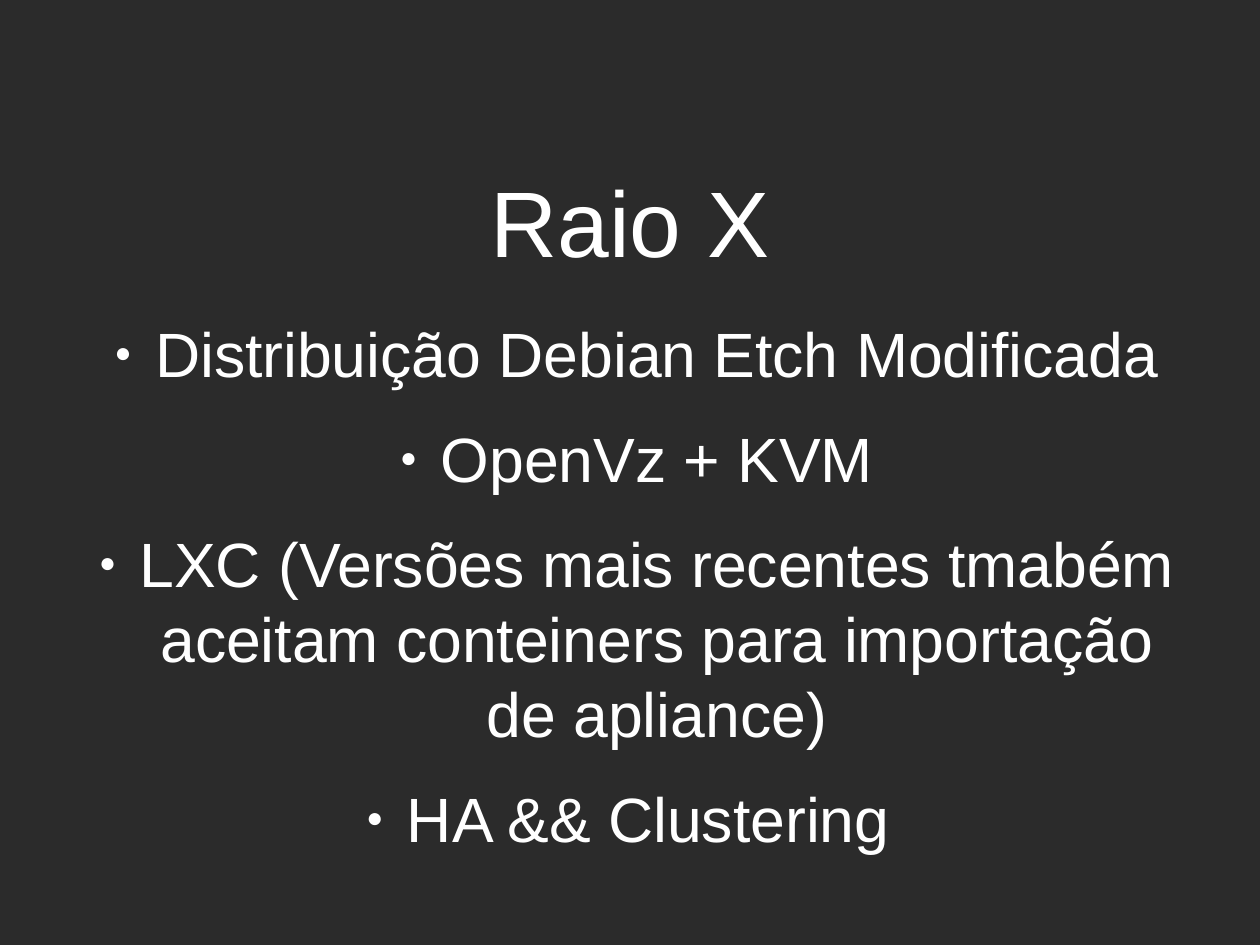
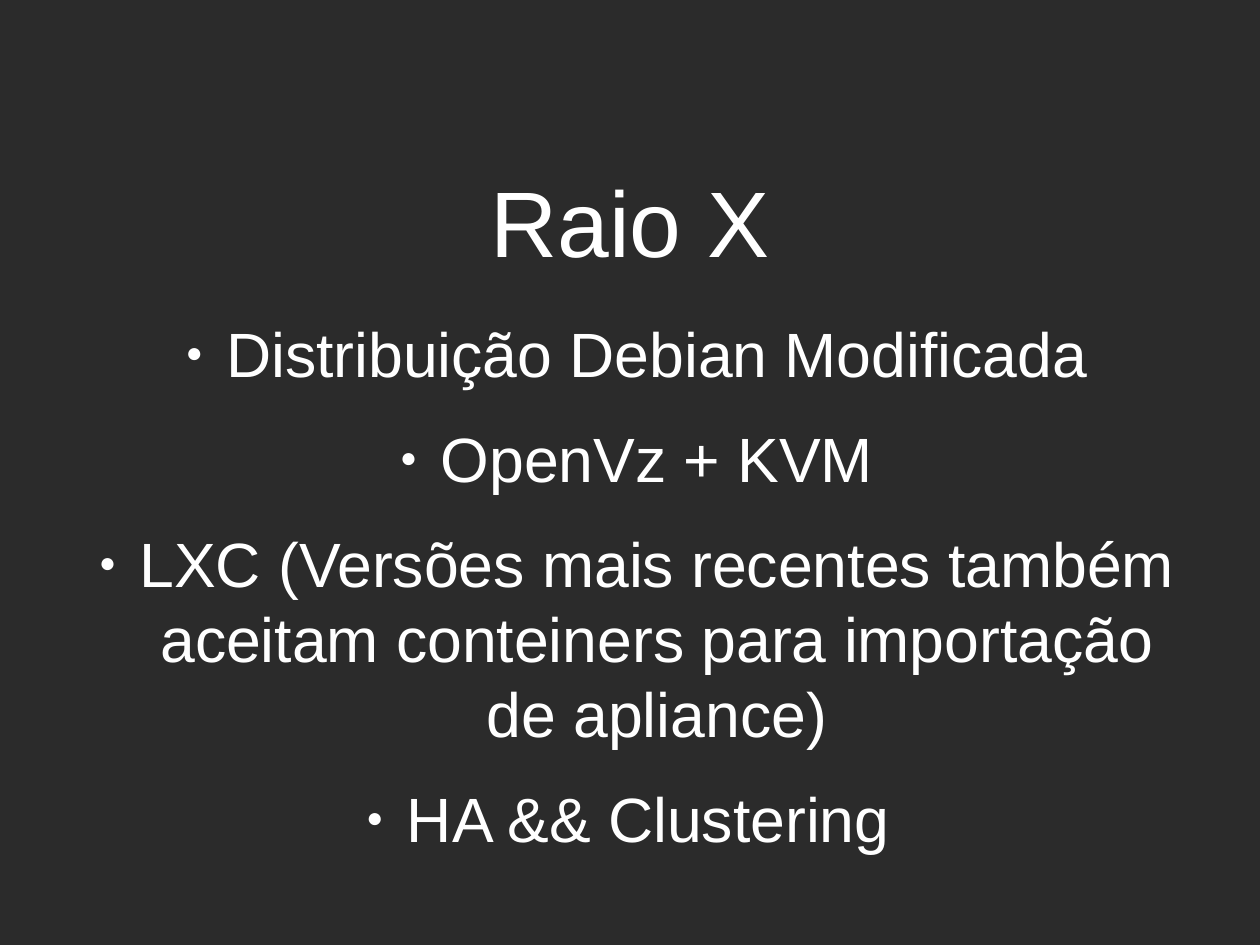
Before and after one commit to matholiveira91/3poticon, a slide deck: slide 11 of proxmoxve.odp. Drawn at 1260x945 pixels with LibreOffice and Linux fonts; fonts in the diff are those of the drawing; background and template pictures are left out; a plain dark background stands for a picture behind light text. Boxes give left, top, right and bottom in pixels: in the first picture for what was removed or moved away, otherwise in the second. Text is boxed around its words. In the diff, an @@ line names an element or a change of style, - is before the commit and + after.

Commit message:
mais algumas referencias

```diff
--- a/proxmoxve.odp
+++ b/proxmoxve.odp
@@ text at bbox=[226, 331, 1087, 389]: text changed @@
-● Distribuição Debian Etch Modificada
+● Distribuição Debian Modificada
@@ text at bbox=[140, 541, 1174, 749]: text changed @@
-● LXC (Versões mais recentes tmabém aceitam conteiners para importação de apliance)
+● LXC (Versões mais recentes também aceitam conteiners para importação de apliance)
```
Also in this commit, not shown: 2 other slides changed, 2 other files.
